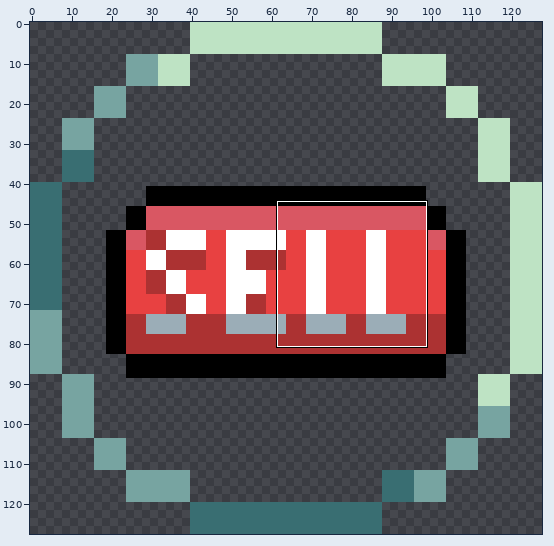
File history of a sprite sheet, res/gamebutton/Sell_Button.png. The first picture is a wide view before the edit; the outline marks the close-up.
Close-up. Old version:
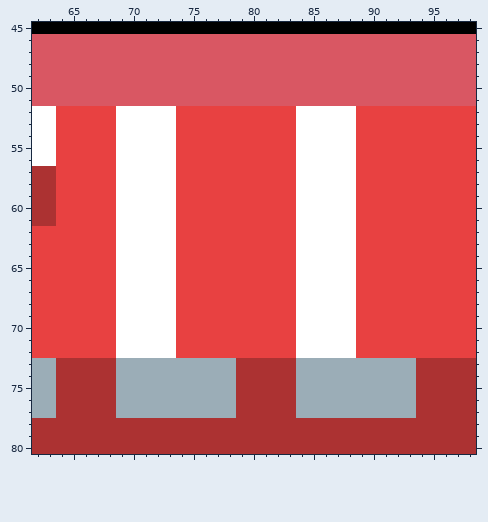
The file is 128x128 pixels. Shown: x 62..98, y 45..80.
Once edited:
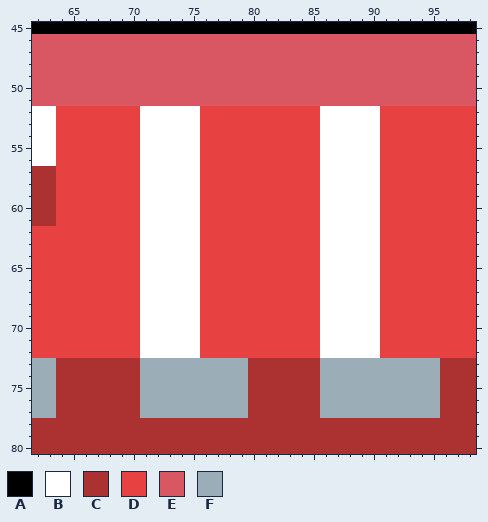
Palette (. is transparent): A #000000  B #ffffff  C #ac3232  D #e84141  E #d95763  F #9badb7
Difference:
y 52..72: x 69..70 BB -> DD; x 74..75 DD -> BB; x 84..85 BB -> DD; x 89..90 DD -> BB
y 73..77: x 69..70 FF -> CC; x 79 C -> F; x 84..85 FF -> CC; x 94..95 CC -> FF
Pixel boxes of the changes (left, top, right, bottom) in both close-ups:
changed: (116, 106, 140, 418)
changed: (176, 106, 248, 418)
changed: (296, 106, 320, 418)
changed: (356, 106, 440, 418)
